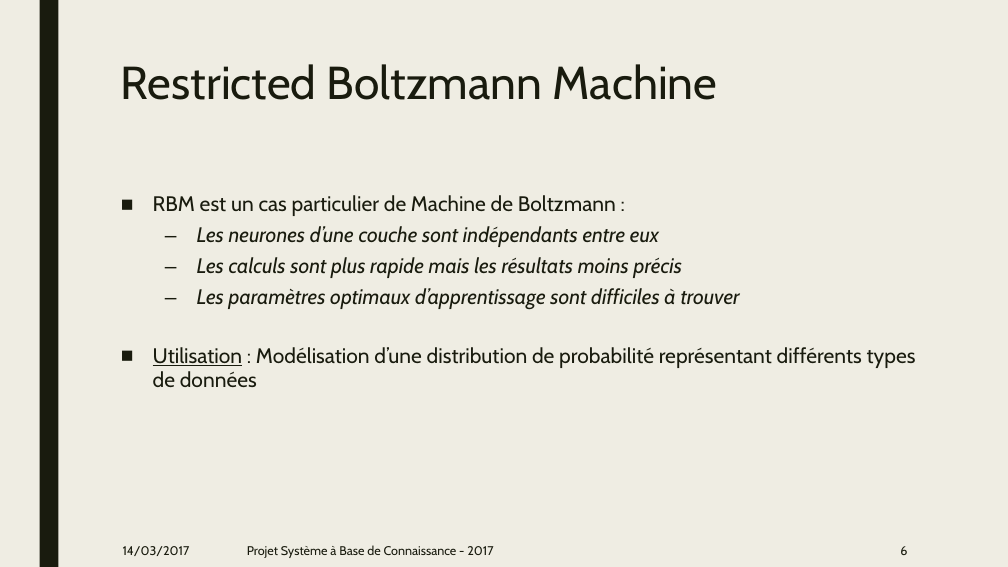
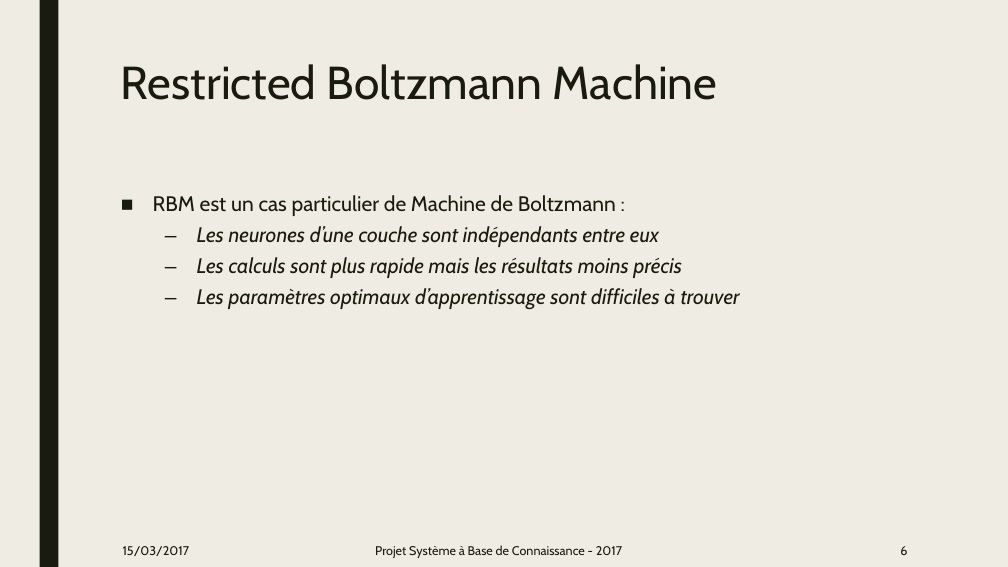
Before and after one commit to GuillaumeHaben/sbc-rbm, a slide deck: slide 5 of Projet_SBC.pptx. Drawn at 1008x567 pixels with LibreOffice and Linux fonts; fonts in the diff are those of the drawing. Boxes give left, top, right and bottom in pixels: in the first picture for what was removed or moved away, otherwise in the second. Text is boxed around its words. In the diff, an @@ line names an element or a change of style, - is before the commit and + after.

```diff
--- a/Projet_SBC.pptx
+++ b/Projet_SBC.pptx
@@ text removed at (153,347,916,387) @@
-■ Utilisation : Modélisation d’une distribution de probabilité représentant différents types de données
@@ text "Projet Système à Base de ..." at (375,545,622,558): alignment left to centre @@
@@ text at (123,546,190,556): text changed @@
-14/03/2017
+15/03/2017
```
Also in this commit, not shown: 7 other slides changed, 4 slides added, 1 other file.
